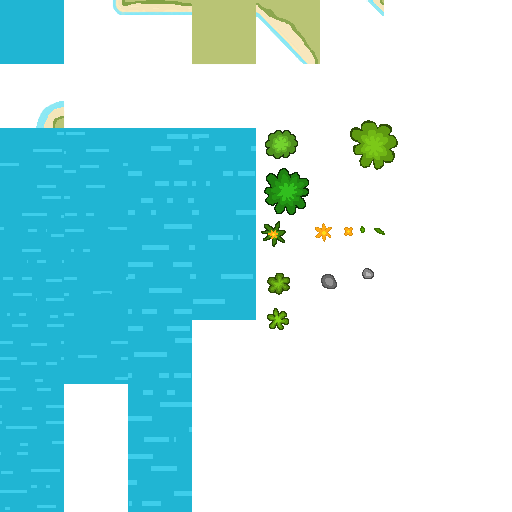
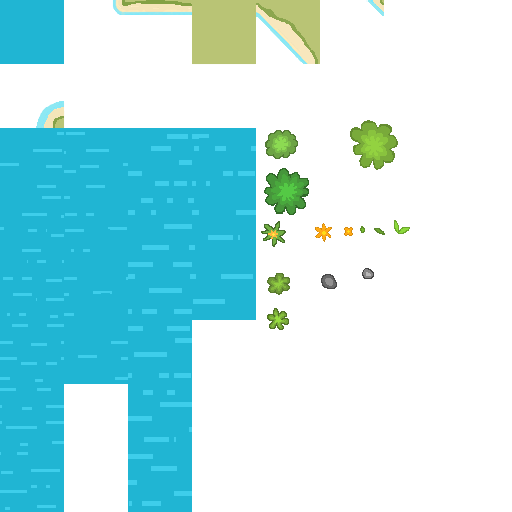
The second 512 x 512 image is a revision of the first. Changes to its layers:
painted on "Layer 10" over [261, 120, 410, 330]
removed layer "Layer 9" over [350, 120, 398, 232]
removed layer "Layer 8" over [261, 168, 309, 330]
removed layer "Layer 7" over [265, 130, 298, 159]
removed layer "Layer 4" over [351, 120, 384, 130]
